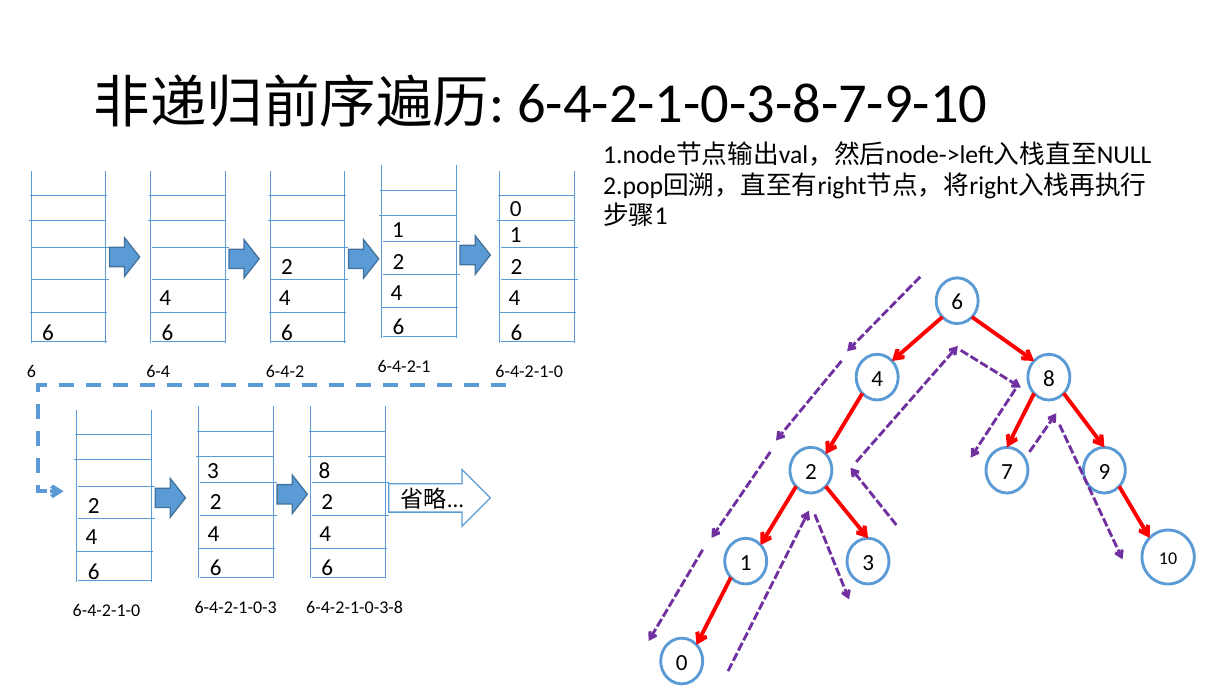
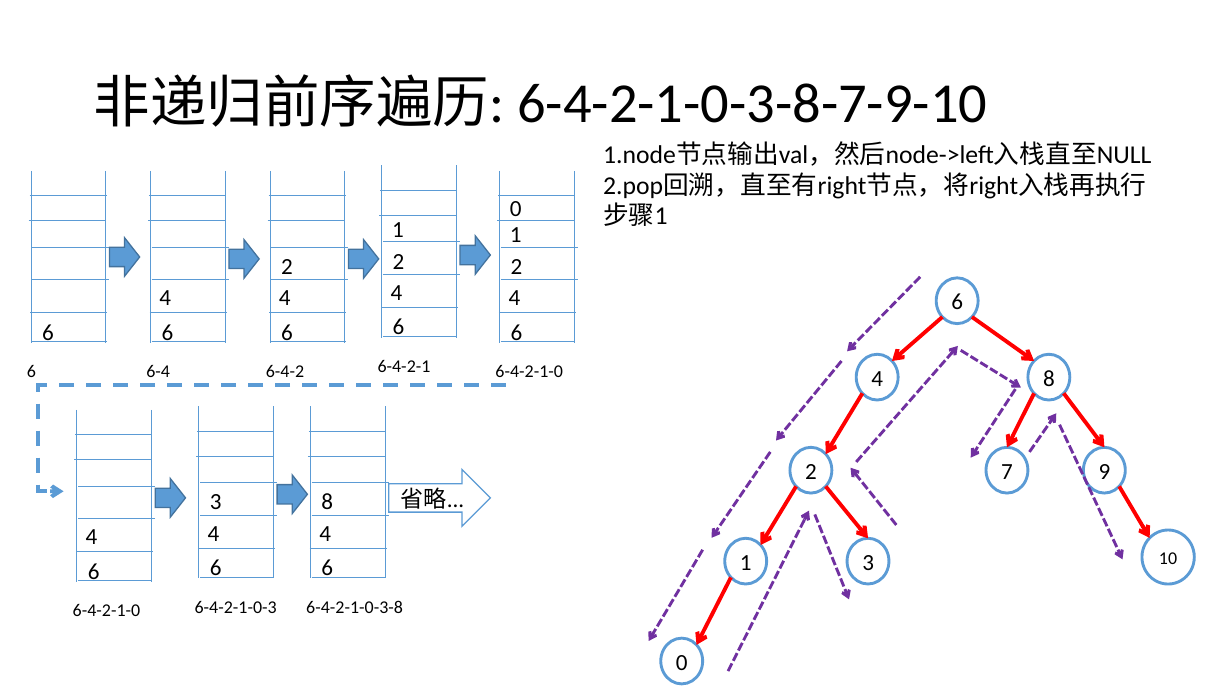
Before and after one commit to Waynefn/cpp_ds_algo, a slide deck: slide 22 of 课件/课件素材.pptx. Drawn at 1232x693 pixels with LibreOffice and Linux fonts; fonts in the diff are those of the drawing. Boxes give left, top, right and bottom in pixels: in the first picture for what was removed or moved away, otherwise in the second. Text is boxed around its words. In the diff, an @@ line names an element or a change of style, - is before the commit and + after.

Commit message:
fixe bug in ppt

```diff
--- a/课件/课件素材.pptx
+++ b/课件/课件素材.pptx
@@ text removed at (88, 498, 100, 519) @@
-2
@@ text "3": place and size @@
-text "3" at (207, 463, 219, 483)
+text "3" at (210, 494, 222, 516)
@@ text removed at (210, 494, 222, 516) @@
-2
@@ text "8": place and size @@
-text "8" at (319, 462, 331, 483)
+text "8" at (321, 493, 333, 516)
@@ text removed at (321, 494, 333, 516) @@
-2
```
